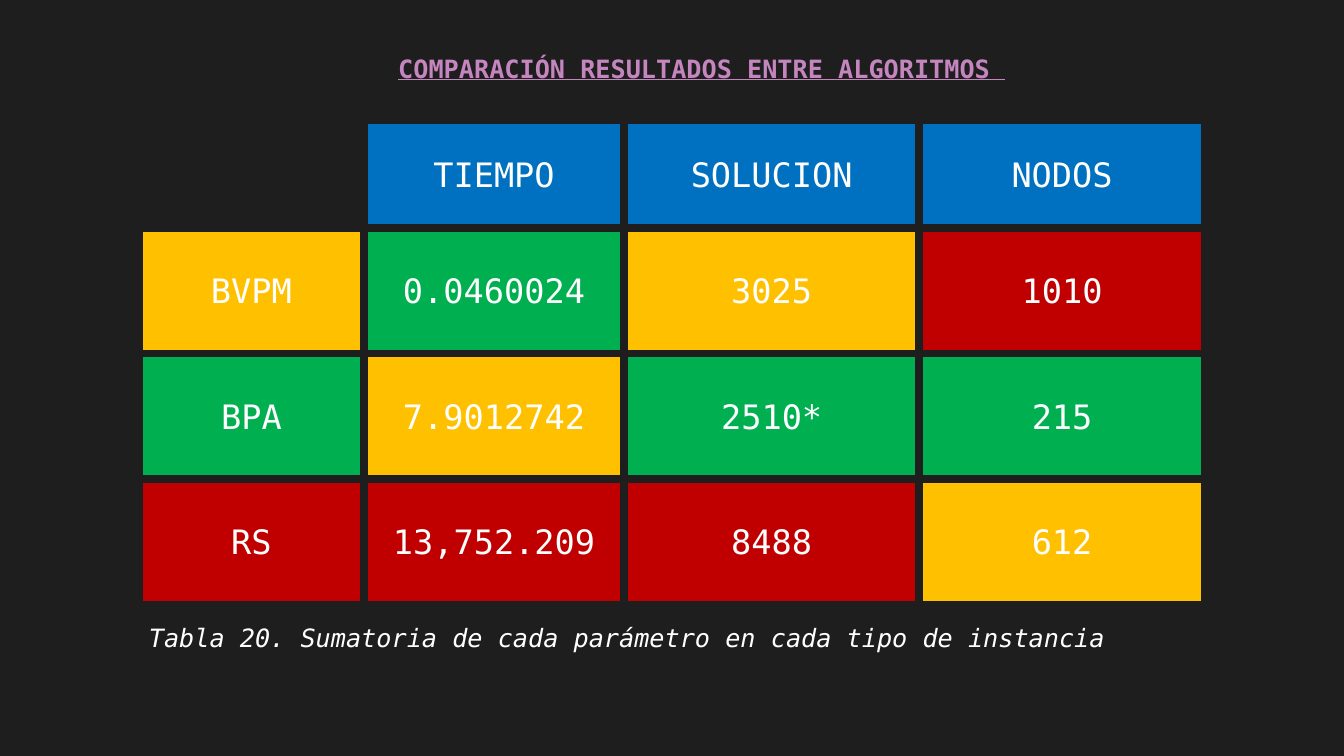
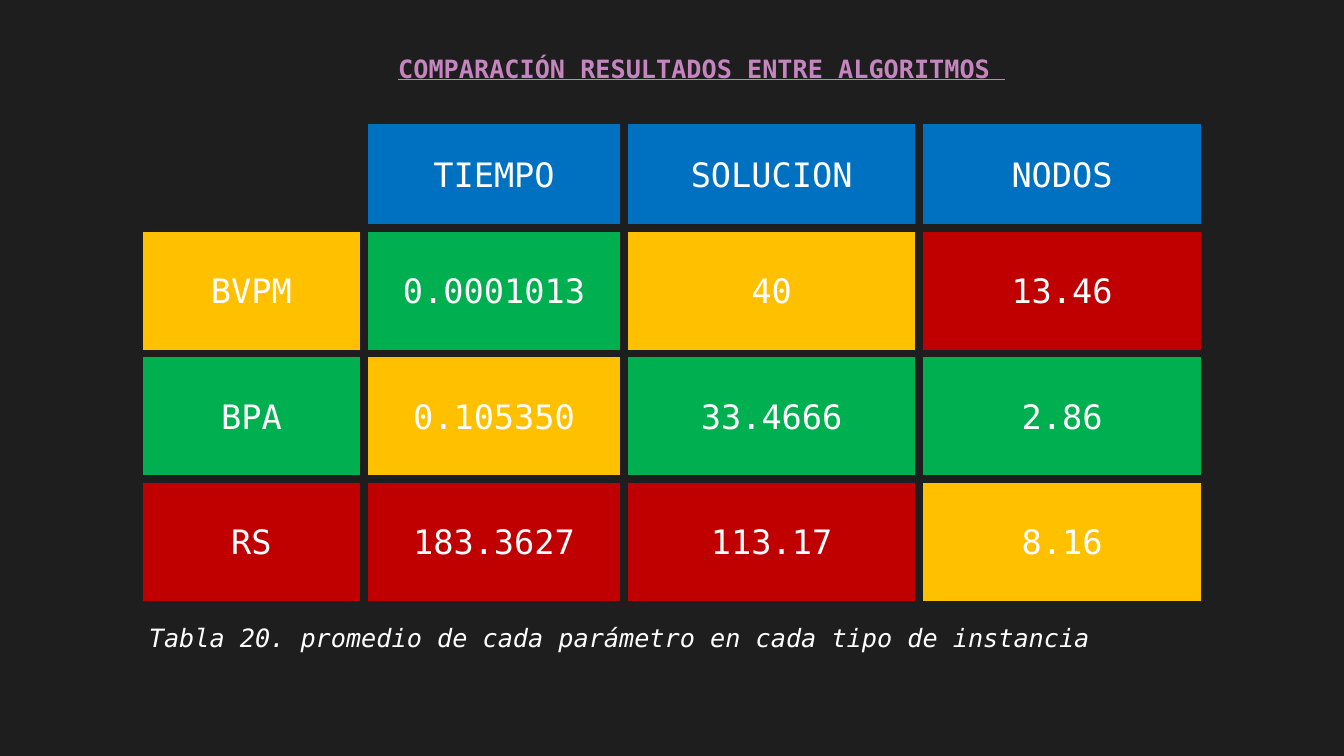
Before and after one commit to LUJAAA/PIA_IA, a slide deck: slide 37 of PIA/Resumen/ResumenReporte.pptx. Drawn at 1344x756 pixels with LibreOffice and Linux fonts; fonts in the diff are those of the drawing. Boxes give left, top, right and bottom in pixels: in the first picture for what was removed or moved away, otherwise in the second. Text is boxed around its words. In the diff, an @@ line names an element or a change of style, - is before the commit and + after.

```diff
--- a/PIA/Resumen/ResumenReporte.pptx
+++ b/PIA/Resumen/ResumenReporte.pptx
@@ table at box(139, 120, 1206, 604) @@
-row 2: BVPM | 0.0460024 | 3025 | 1010
+row 2: BVPM | 0.0001013 | 40 | 13.46
-row 3: BPA | 7.9012742 | 2510* | 215
+row 3: BPA | 0.105350 | 33.4666 | 2.86
-row 4: RS | 13,752.209 | 8488 | 612
+row 4: RS | 183.3627 | 113.17 | 8.16
@@ text at box(149, 627, 1090, 653): text changed @@
-Tabla 20. Sumatoria de cada parámetro en cada tipo de instancia
+Tabla 20. promedio de cada parámetro en cada tipo de instancia
```
Also in this commit, not shown: 2 other slides changed, 1 slide added, 1 slide removed, 1 other file.
